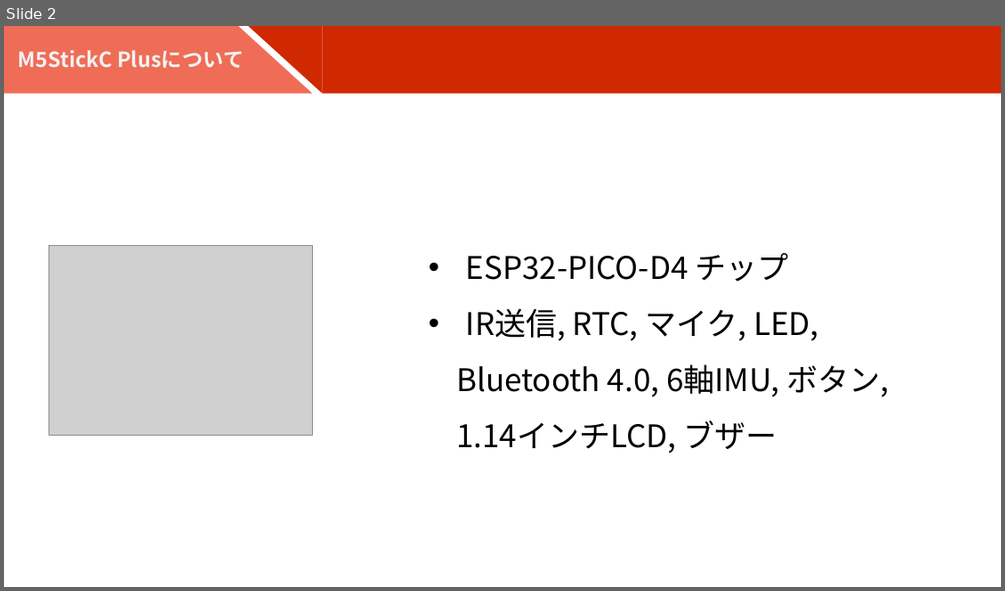
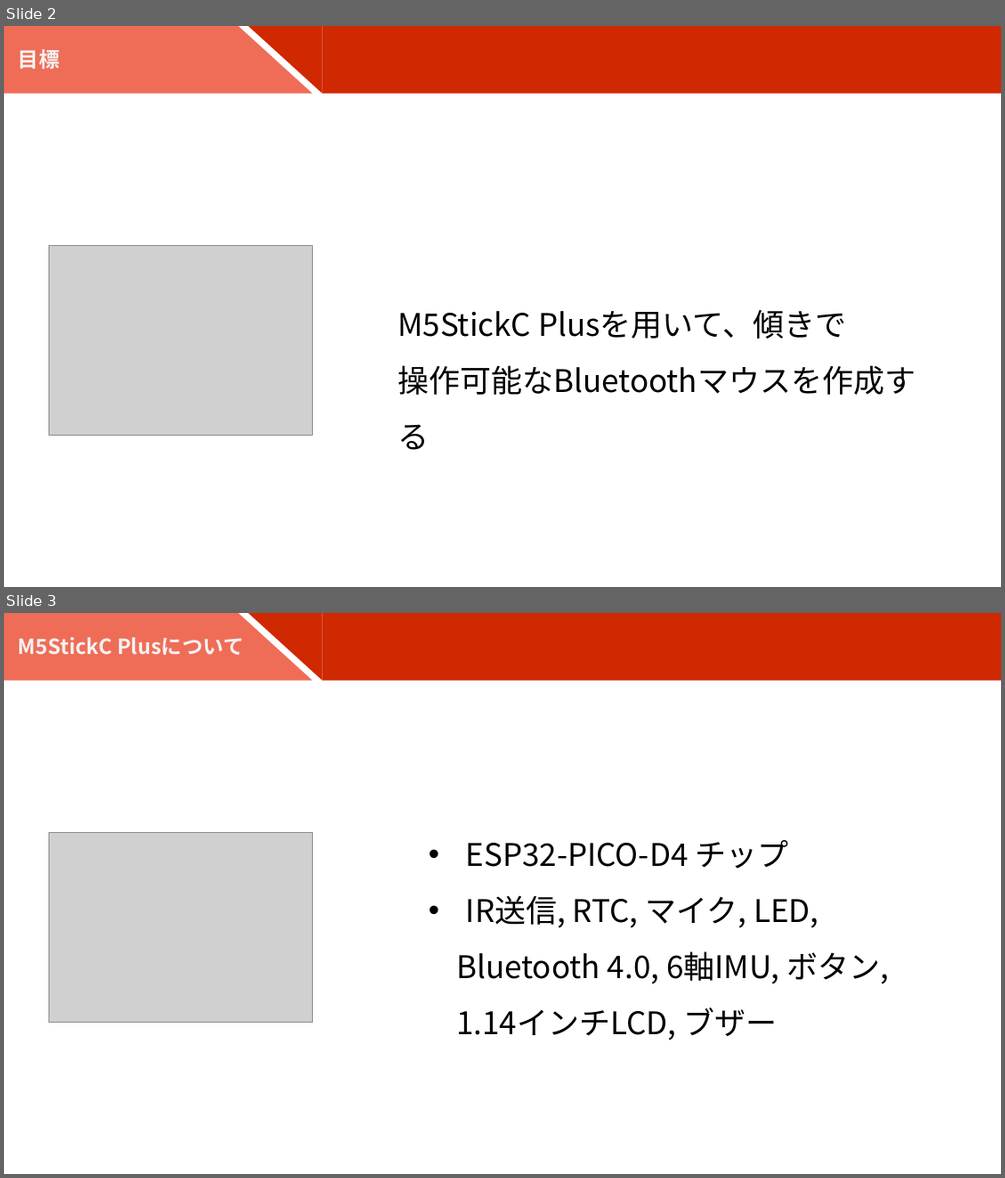
Before and after one commit to kCat-fun/M5-BLE-Mouse, a slide deck: M5StickCPlusで作るBLEマウス.pptx. Shown one above the other, each under a label of ours: slide 2 before the commit, slides 2 and 3 after it. The pictures are 1005x591 and 1005x1178 pixels, drawn with LibreOffice and Linux fonts; fonts in the diff are those of the drawing; grey boxes stand for pictures. Boxes give left, top, right and bottom in pixels: in the first picture for what was removed or moved away, otherwise in the second. Text is boxed around its words. In the diff, an @@ line names an element or a change of style, - is before the commit and + after.

```diff
--- a/M5StickCPlusで作るBLEマウス.pptx
+++ b/M5StickCPlusで作るBLEマウス.pptx
@@ slide 2 added at <box>4,26,1001,587</box>, background #FFFFFF @@
@@ rectangle added at <box>4,26,238,94</box>, fill #EF6D57 @@
@@ text added at <box>18,49,60,69</box>, 20 pt, text #F2F2F2, bold @@
+目標
@@ right triangle added at <box>238,26,312,94</box>, fill #EF6D57 @@
@@ right triangle added at <box>249,26,323,94</box>, fill #D02800 @@
@@ rectangle added at <box>323,26,1001,94</box>, fill #D02800 @@
@@ picture added at <box>48,245,312,435</box> @@
@@ text added at <box>397,310,915,394</box>, 30 pt, text #000000 @@
+M5StickC Plusを用いて、傾きで
+操作可能なBluetoothマウスを作成する
@@ what was slide 2 is now slide 3 @@
```
Also in this commit, not shown: 1 other file.
